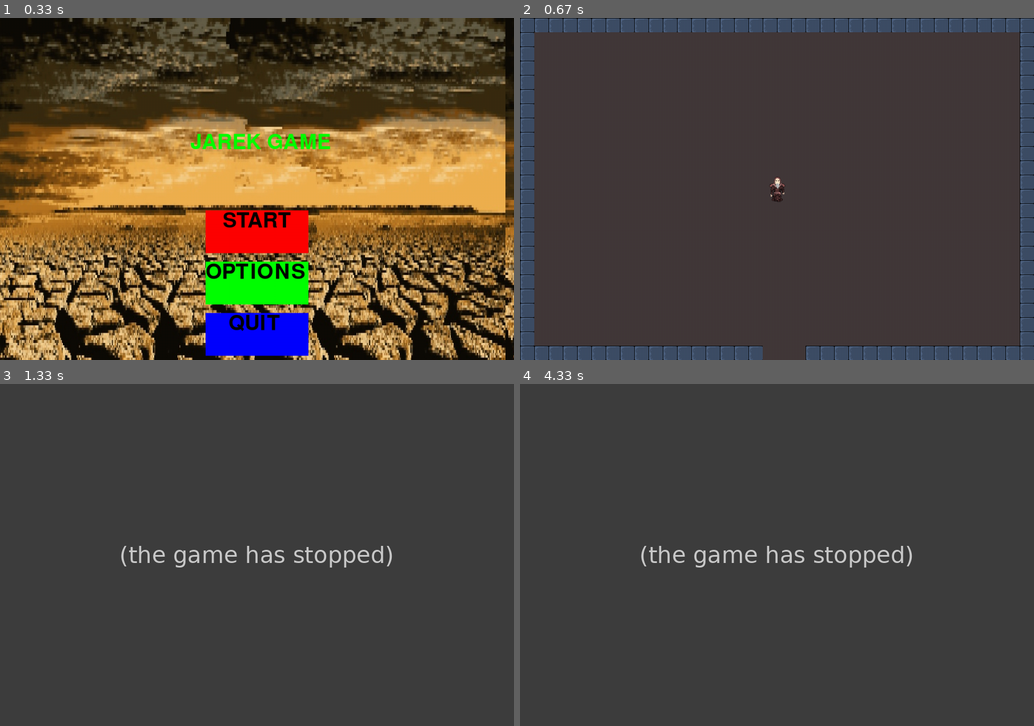
Above: before the commit, frames 1-4 (two rows, left to right).
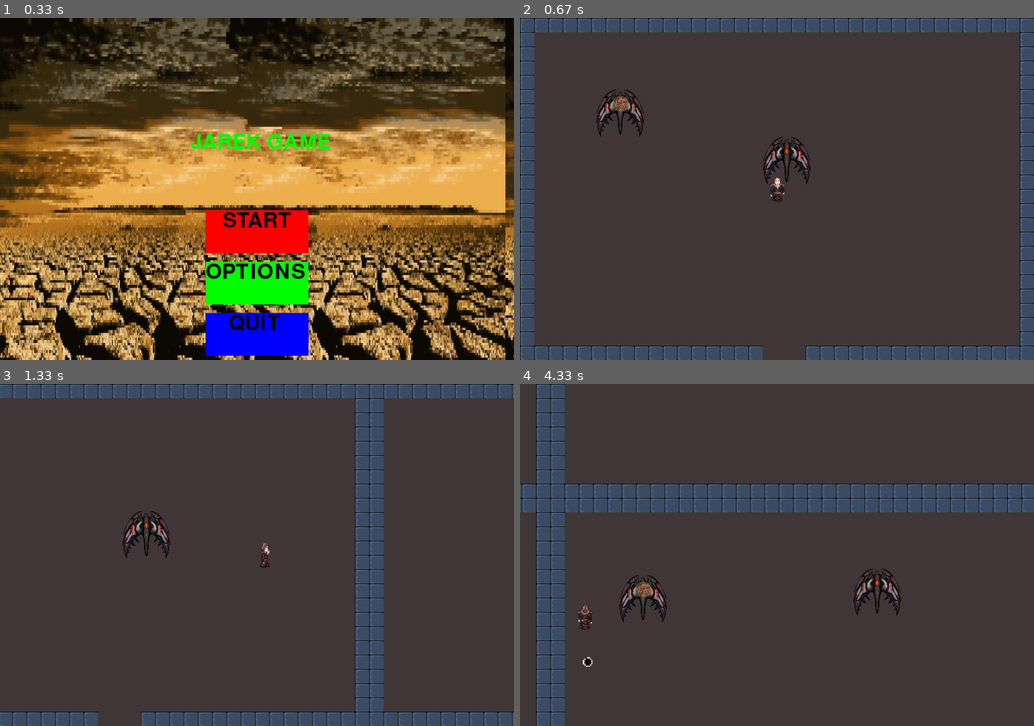
Above: after the commit, the same moments.

Repository: heavykisiel/PygameProject2
Game: pygame game, started from main.py
Two runs of this game, one before a commit and one after it. Both use one fixed random seed, a clock stepped at 60 frames per second and the inputs below.
Inputs:
- Up to frame 1 (0.33 s): no input
- Up to frame 2 (0.67 s): click "START" at 0.38 s
- Up to frame 3 (1.33 s): tap Space at 0.67 s; hold Right from 1 s (still down); hold D from 1 s (still down)
- Up to frame 4 (4.33 s): release Right at 1.47 s; release D at 1.47 s; hold Up 1.5-1.97 s; hold W 1.5-1.97 s; hold Right 2-2.47 s; hold D 2-2.47 s; hold Left 2.5-3.03 s; hold A 2.5-3.03 s; hold Down 3.07-3.53 s; hold S 3.07-3.53 s; hold Left 3.57-4.03 s; hold A 3.57-4.03 s; hold Up from 4.07 s (still down); hold W from 4.07 s (still down)

Frame 1 is identical in both runs. In frame 2, 1.1% of the frame differs, in the area x 14-57%, y 21-49%; in frame 3, 14%; in frame 4, 15%, in the area x 0-100%, y 0-100%.
Error before the commit: TypeError: Player.shoot() takes 1 positional argument but 2 were given (Gameplay.py line 103); the game stopped at 0.67 s (later frames are placeholders)

Commit message:
Add files via upload

Diff:
--- a/Gameplay/Gameplay.py
+++ b/Gameplay/Gameplay.py
@@ -34,19 +34,12 @@
         self.rectSizey = self.surface_size[1]  # 720
         self.spawn = [self.map_Data.maze_start_x, self.map_Data.maze_start_y]
         self.currentChunk = self.spawn
-        self.player = Player(
-            (540 + (self.currentChunk[0] * self.rectSizex),
-             360 + (self.currentChunk[1] * self.rectSizey)),
-            self.camera_group, self.screen, self.surface_size)
-        self.enemy = Enemy((560, 300), self.camera_group, self.screen, self.surface_size, self.player, "bulbazaurus")
-        self.enemy1 = Enemy((210, 200), self.camera_group, self.screen, self.surface_size, self.player, "ogier")
-        self.enemyGroup = pygame.sprite.Group()
-        self.enemyGroup.add(self.enemy)
-        self.enemyGroup.add(self.enemy1)
+
         self.block_pixelsx = 30
         self.block_pixelsy = 30
         self.texture_count_per_tilex = 36
         self.texture_count_per_tiley = 24
+
 
         # mnożenie block_pixels i texture count per title musi byc równe rectSize
 
@@ -69,6 +62,16 @@
         self.ground_offset = self.MapRect.topleft - self.camera_group.offset - pygame.math.Vector2(
             self.currentChunk[0] * self.rectSizex, self.currentChunk[1] * self.rectSizey)
 
+        self.player = Player(
+            (540 + (self.currentChunk[0] * self.rectSizex),
+             360 + (self.currentChunk[1] * self.rectSizey)),
+            self.camera_group, self.screen, self.surface_size)
+        self.enemy = Enemy((560-self.ground_offset[0], 300-self.ground_offset[1]), self.camera_group, self.screen, self.surface_size, self.player, "bulbazaurus")
+        self.enemy1 = Enemy((210-self.ground_offset[0], 200-self.ground_offset[1]), self.camera_group, self.screen, self.surface_size, self.player, "ogier")
+        self.enemyGroup = pygame.sprite.Group()
+        self.enemyGroup.add(self.enemy)
+        self.enemyGroup.add(self.enemy1)
+
     def drawMap(self, player):
         # player interaction with map elements
         self.GamePlay_Logic(player)
@@ -87,24 +90,22 @@
             enemy.draw(self.ground_offset)
             enemy.status(self.player)
             enemy.enemybulletGroup.update()
-            enemy.enemybulletGroup.draw(self.screen)
+            for bullets in enemy.enemybulletGroup:
+                    self.screen.blit(bullets.image, bullets.rect.topleft + self.ground_offset)
+
+            if enemy.shooting:
+                enemy.shoot()
 
         # self.return_gamedata()
         self.screen.blit(player.image, self.player.rect.topleft + self.ground_offset)
         # pygame.draw.rect(self.screen, (255, 255, 0), self.player.rect)
-        for enemy in self.enemyGroup:
-            enemy.direction_distance(self.player)
-            enemy.draw(self.ground_offset)
-            enemy.status(self.player)
-            enemy.enemybulletGroup.update()
-            enemy.enemybulletGroup.draw(self.screen)
 
         if self.player.shooting:
-            self.player.shoot(self.ground_offset)
+            self.player.shoot()
 
         self.player.bulletGroup.update()
-
-        self.player.bulletGroup.draw(self.screen)
+        for bullets in self.player.bulletGroup:
+                    self.screen.blit(bullets.image, bullets.rect.topleft + self.ground_offset)
 
     def GamePlay_Logic(self, player):
         # normalize movement player
@@ -197,7 +198,7 @@
                     if enemy.alive:
                         self.player.health -= 20
                         print(self.player.health)
-
+                        print("TESTESTES")
                         for bullets in enemy.enemybulletGroup:
                             bullets.kill()
 
